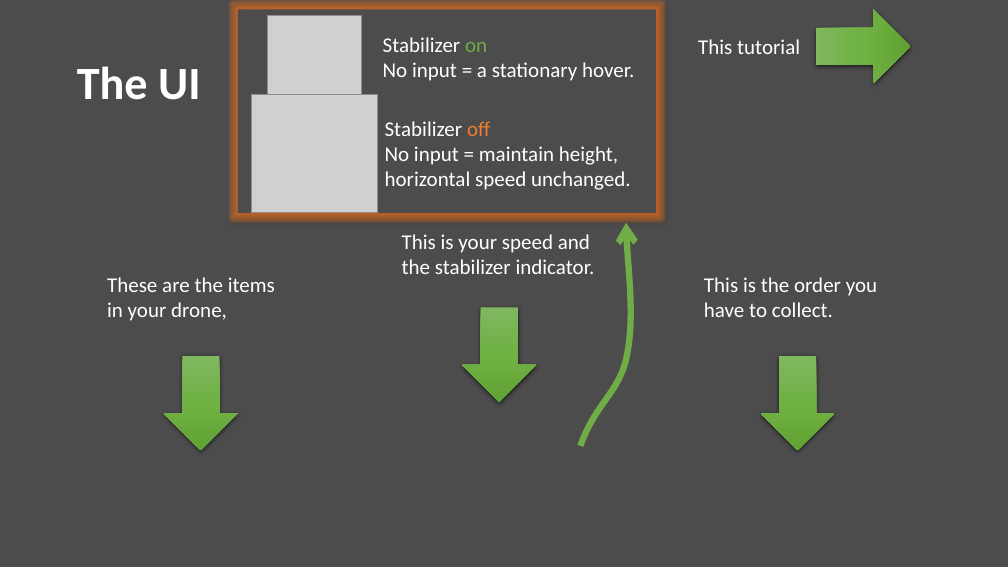
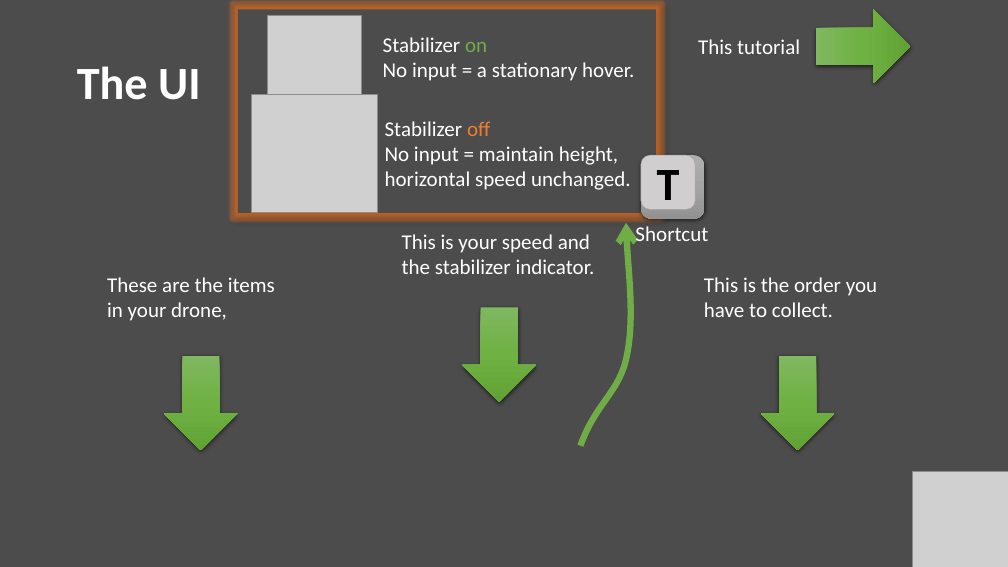
Before and after one commit to DouweRavers/LudumDare, a slide deck: slide 4 of .ArtFiles/Slides/GameExplenation.pptx (slide 3 before the commit). Drawn at 1008x567 pixels with LibreOffice and Linux fonts; fonts in the diff are those of the drawing; grey boxes stand for pictures; background and template pictures are left out. Boxes give left, top, right and bottom in pixels: in the first picture for what was removed or moved away, otherwise in the second. Text is boxed around its words. In the diff, an @@ line names an element or a change of style, - is before the commit and + after.

```diff
--- a/.ArtFiles/Slides/GameExplenation.pptx
+++ b/.ArtFiles/Slides/GameExplenation.pptx
@@ rounded rectangle added at [641, 155, 705, 219], fill gradient #AFAFAF to #A5A5A5 to #939393 @@
@@ rounded rectangle added at [641, 155, 696, 209], fill #D0CECE, outline #A5A5A5 0.5 pt, 44 pt, text #000000, bold @@
+T
@@ text added at [635, 226, 708, 242], 20 pt, text #FFFFFF @@
+Shortcut
@@ picture added at [913, 471, 1008, 567] @@
```
Also in this commit, not shown: 4 other slides changed, 3 slides added.
